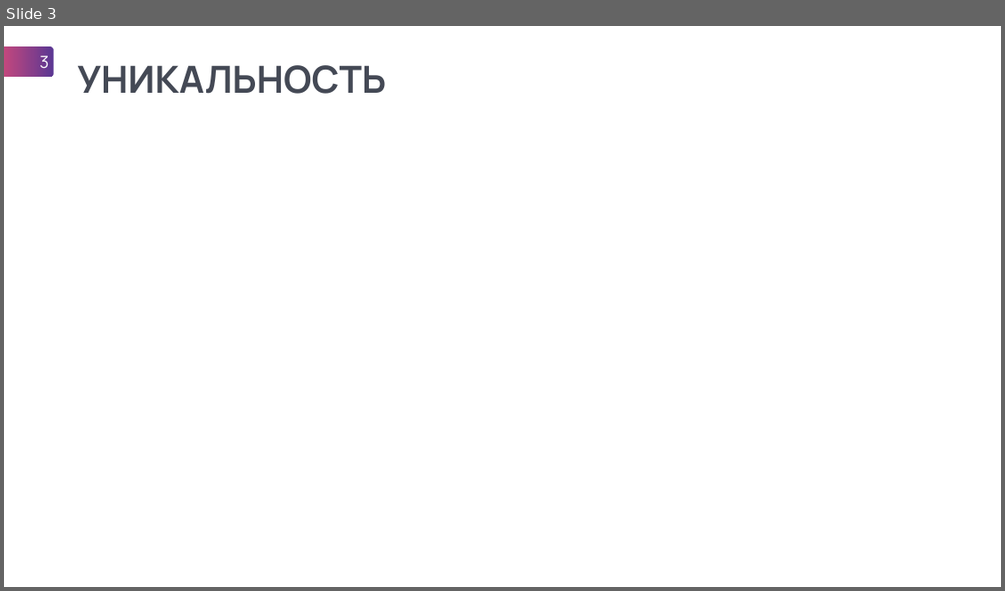
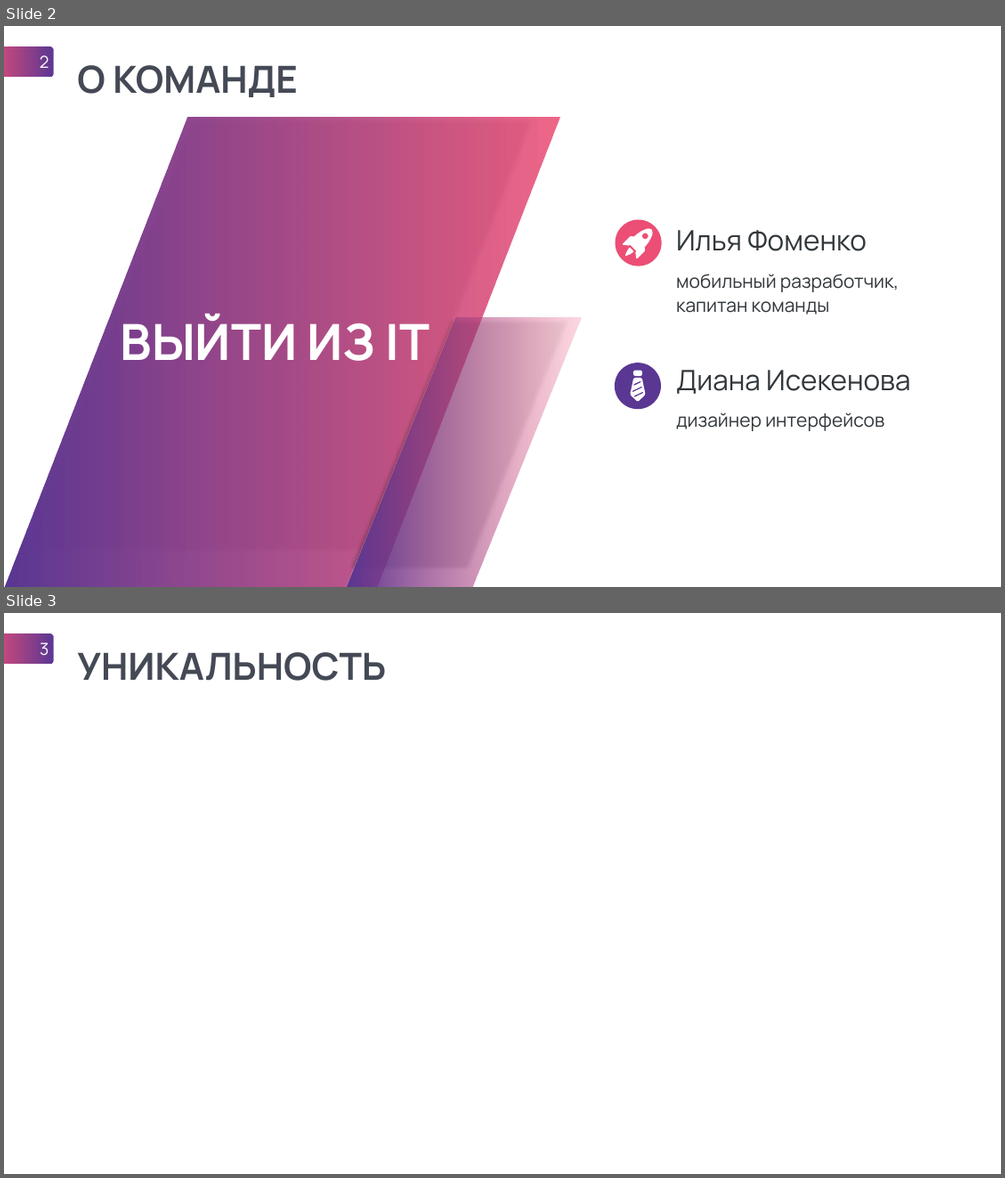
Before and after one commit to adonixis/MFC56, a slide deck: Презентация Выйти из IT.pptx. Shown one above the other, each under a label of ours: slide 3 before the commit, slides 2 and 3 after it. The pictures are 1005x591 and 1005x1178 pixels, drawn with LibreOffice and Linux fonts; fonts in the diff are those of the drawing. Boxes give left, top, right and bottom in pixels: in the first picture for what was removed or moved away, otherwise in the second. Text is boxed around its words. In the diff, an @@ line names an element or a change of style, - is before the commit and + after.

```diff
--- a/Презентация Выйти из IT.pptx
+++ b/Презентация Выйти из IT.pptx
@@ slide 2 added at box(4, 26, 1001, 587), background #FFFFFF @@
@@ page number added at box(4, 47, 53, 77), fill gradient #5A3793 to #EC4E75, 32 pt, text #FFFFFF @@
+2
@@ text added at box(77, 65, 298, 97), 72 pt, text #444955, bold @@
+О КОМАНДЕ
@@ parallelogram added at box(4, 118, 559, 587), fill gradient #5A3793 to #EC4E75 @@
@@ ellipse added at box(615, 220, 662, 266), fill #EC4E75 @@
@@ freeform shape added at box(622, 227, 655, 259), fill #FFFFFF @@
@@ text added at box(676, 230, 910, 431), 36 pt, text #31373B @@
+Илья Фоменко
+мобильный разработчик, капитан команды
+Диана Исекенова
+дизайнер интерфейсов
@@ freeform shape added at box(624, 247, 634, 257), fill #FFFFFF @@
@@ text added at box(121, 313, 429, 361), 96 pt, text #FFFFFF, bold @@
+ВЫЙТИ ИЗ IT
@@ parallelogram added at box(346, 317, 581, 587), fill gradient #5A3793 to #EC4E75 @@
@@ ellipse added at box(615, 362, 661, 409), fill #5A3793 @@
@@ freeform shape added at box(633, 370, 642, 376), fill #FFFFFF @@
@@ freeform shape added at box(630, 378, 645, 401), fill #FFFFFF @@
```
Also in this commit, not shown: 3 slides changed, 1 slide removed.
